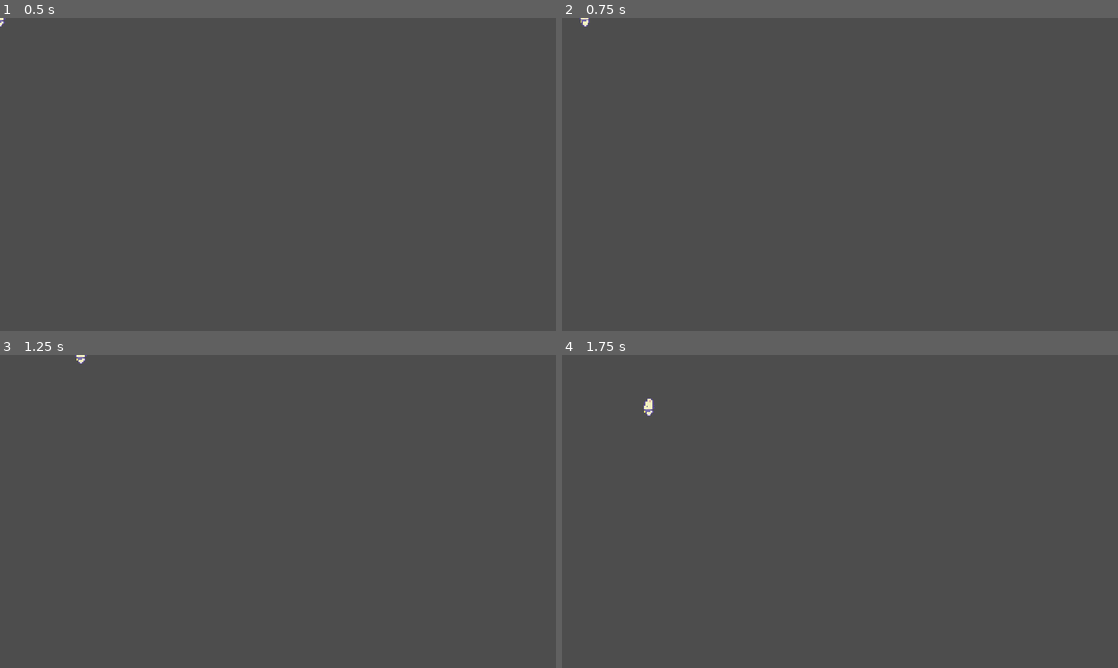
Above: before the commit, frames 1-4 (two rows, left to right).
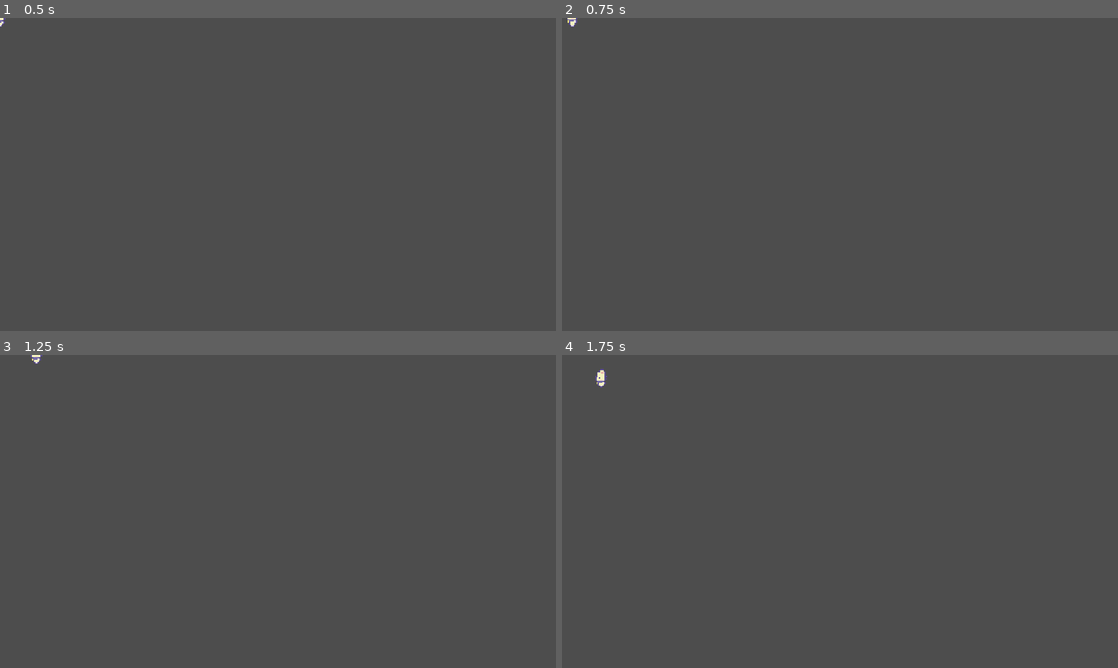
Above: after the commit, the same moments.

Repository: turkeygamer321/TSA-Video-Game
Game: Godot game, scene res://Characters/player_cat.tscn
Two runs of this game, one before a commit and one after it. Both use one fixed random seed, a clock stepped at 60 frames per second and the inputs below.
Inputs:
- Up to frame 1 (0.5 s): no input
- Up to frame 2 (0.75 s): tap Enter at 0.5 s; hold D (right) from 0.53 s (still down)
- Up to frame 3 (1.25 s): keep holding D (right)
- Up to frame 4 (1.75 s): release D (right) at 1.28 s; hold S (down) from 1.28 s (still down)

Frame 1 is identical in both runs. In frame 2, less than 0.1% of the frame differs, in the area x 0-5%, y 0-3%; in frame 3, less than 0.1%; in frame 4, 0.2%, in the area x 6-17%, y 4-20%.

Commit message:
Helped rasheed catch up $ showed him how to do everything. Also talked with team on ideas and designs

Diff:
--- /dev/null
+++ b/Characters/node_2d.tscn
@@ -0,0 +1,19 @@
+[gd_scene load_steps=4 format=3 uid="uid://bkhjolh4sr4if"]
+
+[ext_resource type="Texture2D" uid="uid://dvhw5rj8nwhdt" path="res://Art/Sprout Lands - Sprites - Basic pack/Characters/Basic Charakter Spritesheet.png" id="1_82278"]
+[ext_resource type="Script" path="res://Characters/player_cat.gd" id="1_wa84o"]
+
+[sub_resource type="RectangleShape2D" id="RectangleShape2D_8kte5"]
+size = Vector2(10, 6)
+
+[node name="PlayerCat" type="CharacterBody2D"]
+script = ExtResource("1_wa84o")
+
+[node name="Sprite2D" type="Sprite2D" parent="."]
+texture = ExtResource("1_82278")
+hframes = 4
+vframes = 4
+
+[node name="CollisionShape2D" type="CollisionShape2D" parent="."]
+position = Vector2(0, 5)
+shape = SubResource("RectangleShape2D_8kte5")
--- a/Characters/player_cat.gd
+++ b/Characters/player_cat.gd
@@ -1,6 +1,6 @@
 extends CharacterBody2D
 
-@export var moves_speed : float = 100
+@export var moves_speed : float = 45
 
 func _physics_process(_delta):
 	# Get input direction
--- /dev/null
+++ b/Level/node_2d.tscn
@@ -0,0 +1,9 @@
+[gd_scene load_steps=2 format=3 uid="uid://bvb28ujp745ev"]
+
+[ext_resource type="PackedScene" uid="uid://bkhjolh4sr4if" path="res://Characters/node_2d.tscn" id="1_t21op"]
+
+[node name="GameLevel" type="Node2D"]
+scale = Vector2(1.6231, 1.80129)
+
+[node name="PlayerCat" parent="." instance=ExtResource("1_t21op")]
+position = Vector2(126, 130)
